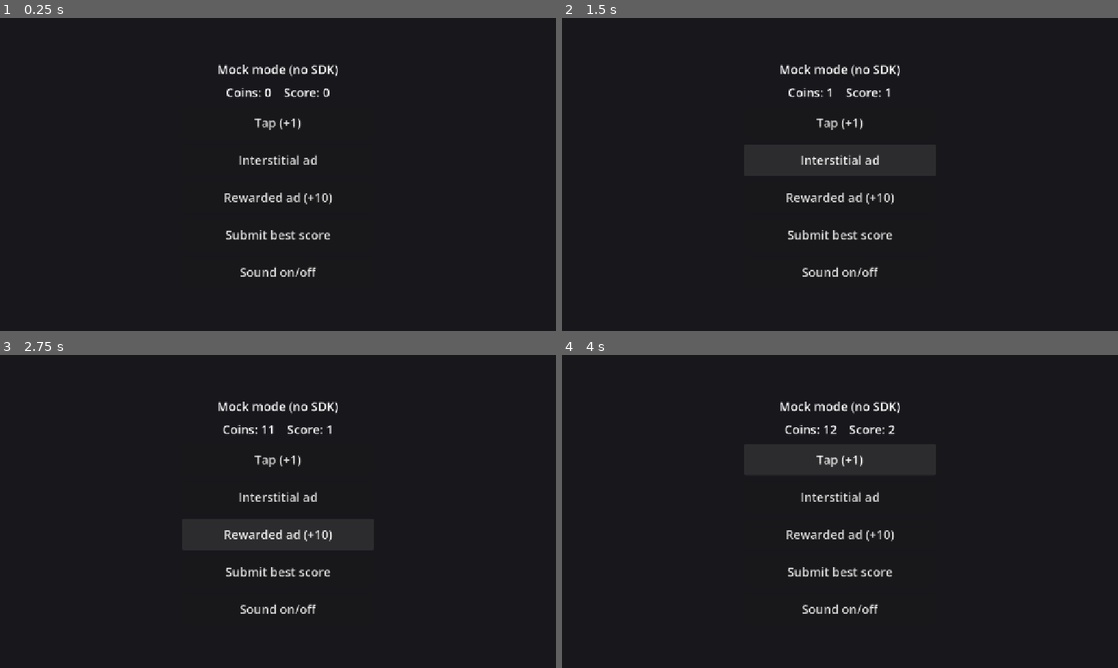
Above: before the commit, frames 1-4 (two rows, left to right).
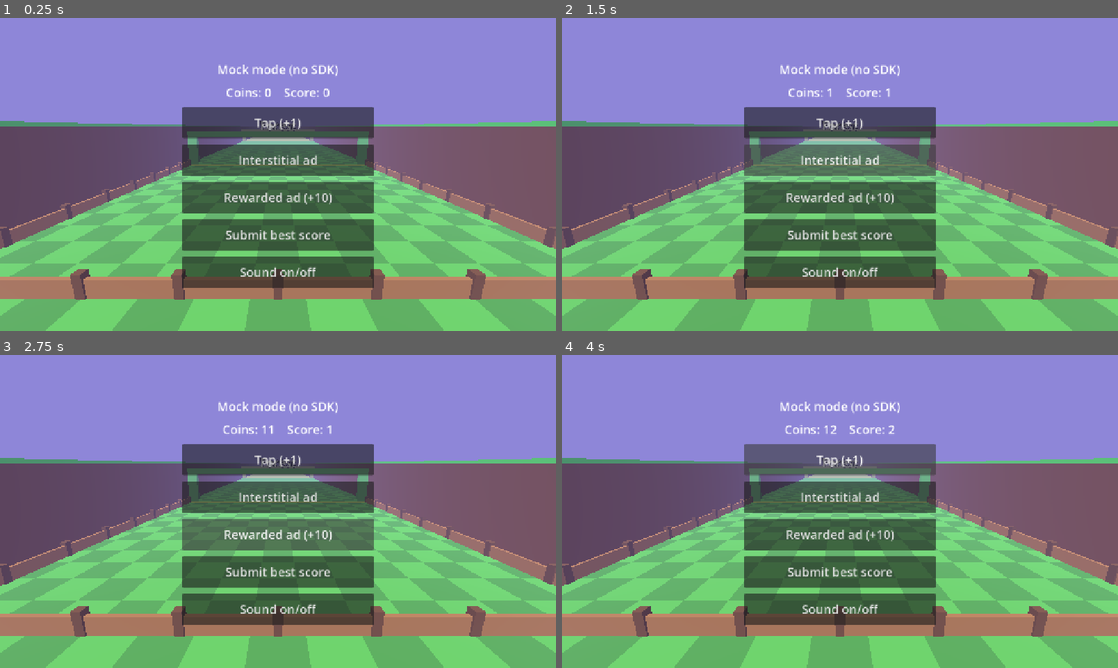
Above: after the commit, the same moments.

Repository: morrowelias9-create/feed-the-animals
Game: Godot game, scene res://scenes/main.tscn
Same seed, same stepped clock (60 frames per second), same inputs: the game is played once before the commit and once after it.
Inputs:
- Up to frame 1 (0.25 s): no input
- Up to frame 2 (1.5 s): click "Tap (+1)" at 0.5 s; click "Interstitial ad" at 1.25 s
- Up to frame 3 (2.75 s): click "Rewarded ad (+10)" at 2 s
- Up to frame 4 (4 s): click "Submit best score" at 2.75 s; click "Tap (+1)" at 3.5 s

The runs differ from the first frame. In frame 1, 99% of the frame differs, in the area x 0-100%, y 0-100%; in frame 2, 99%; in frame 3, 99%; in frame 4, 99%.

Commit message:
T05: мир, участок и коридор

Diff:
--- a/scenes/main.gd
+++ b/scenes/main.gd
@@ -5,10 +5,12 @@
 var _info: Label
 var _stats: Label
 var _buttons := {}
+var _world_builder: WorldBuilder  # временно, в T13 станет частью чистого main
 
 
 func _ready() -> void:
 	Loc.language_changed.connect(_refresh_texts)
+	_build_world_preview()
 	_build_ui()
 	_refresh_texts()
 	await Ya.initialize()
@@ -17,6 +19,23 @@
 	Ya.loading_ready()
 	Ya.gameplay_start()
 	_refresh_texts()
+
+
+# ВРЕМЕННО (T05): мир и камера для проверки глазами. В T06 камеру заменит CameraRig.
+func _build_world_preview() -> void:
+	var world: Node3D = Node3D.new()
+	world.name = "World"
+	add_child(world)
+	_world_builder = WorldBuilder.new()
+	_world_builder.build(world)
+	var cam: Camera3D = Camera3D.new()
+	cam.name = "TempCamera"
+	cam.fov = 70.0
+	cam.far = 2500.0
+	cam.position = Vector3(0.0, 12.0, 70.0)
+	cam.rotation_degrees = Vector3(-12.0, 0.0, 0.0)
+	world.add_child(cam)
+	cam.make_current()
 
 
 func _build_ui() -> void:
--- /dev/null
+++ b/scripts/world/world_builder.gd
@@ -0,0 +1,254 @@
+class_name WorldBuilder
+extends RefCounted
+## Строит мир кодом из примитивов (справочник R1): пол участка, забор, стены, линия броска,
+## коридор из 5 полос по зонам, арки с названиями, один свет без теней и окружение с туманом.
+## Объект надо хранить, пока мир жив: он обновляет небо, туман и подписи арок.
+## Все позиции и размеры берутся из WorldLayout.
+
+const CHECKER_TILE_M: float = 8.0       # одна текстура 2x2 покрывает 8 м, клетка 4 м
+const COLOR_PLOT_FLOOR: String = "#5BBF4A"
+const COLOR_FENCE: String = "#A9743F"
+const COLOR_POST: String = "#6E4724"
+const COLOR_WALL: String = "#7A4B2E"
+const COLOR_RIM: String = "#55E05A"
+const COLOR_LINE: String = "#FF8A00"
+
+var _mats: Dictionary = {}
+var _checker_tex: ImageTexture
+var _env: Environment
+var _arch_labels: Array[Label3D] = []
+
+
+func build(parent: Node3D) -> void:
+	_make_checker_texture()
+	var geo: Node3D = Node3D.new()
+	geo.name = "WorldGeometry"
+	parent.add_child(geo)
+	_build_floor(geo)
+	_build_corridor(geo)
+	_build_fence(geo)
+	_build_walls(geo)
+	_build_throw_line(geo)
+	_build_arches(geo)
+	_build_light_and_env(parent)
+	set_look(0, 0, 0.0)
+	if not Loc.language_changed.is_connected(_refresh_labels):
+		Loc.language_changed.connect(_refresh_labels)
+
+
+## Небо и туман между зонами: t от 0 (зона from_zone) до 1 (зона to_zone).
+func set_look(from_zone: int, to_zone: int, t: float) -> void:
+	if _env == null:
+		return
+	var a: Dictionary = ZoneData.ZONES[clampi(from_zone, 0, ZoneData.count() - 1)]
+	var b: Dictionary = ZoneData.ZONES[clampi(to_zone, 0, ZoneData.count() - 1)]
+	var k: float = clampf(t, 0.0, 1.0)
+	var sky: Color = Color.html(String(a["sky"])).lerp(Color.html(String(b["sky"])), k)
+	var fog: Color = Color.html(String(a["fog"])).lerp(Color.html(String(b["fog"])), k)
+	_env.background_color = sky
+	_env.fog_light_color = fog
+	_env.ambient_light_color = sky.lerp(Color.WHITE, 0.6)
+
+
+# ---------- Части мира ----------
+
+func _build_floor(parent: Node3D) -> void:
+	var w: float = 2.0 * WorldLayout.CORRIDOR_HALF_W
+	var d: float = WorldLayout.FLOOR_DEPTH
+	_plane(parent, Vector2(w, d), Vector3(0.0, 0.0, d / 2.0), _checker_mat(COLOR_PLOT_FLOOR, Vector2(w, d)), "PlotFloor")
+
+
+func _build_corridor(parent: Node3D) -> void:
+	var w: float = 2.0 * WorldLayout.CORRIDOR_HALF_W
+	for i in ZoneData.count():
+		var z0: float = WorldLayout.zone_start_z(i)
+		var z1: float = -WorldLayout.CORRIDOR_LEN
+		if i + 1 < ZoneData.count():
+			z1 = WorldLayout.zone_start_z(i + 1)
+		var length: float = absf(z1 - z0)
+		var mat: StandardMaterial3D = _checker_mat(String(ZoneData.ZONES[i]["ground"]), Vector2(w, length))
+		_plane(parent, Vector2(w, length), Vector3(0.0, 0.0, (z0 + z1) / 2.0), mat, "Corridor%d" % i)
+
+
+func _build_fence(parent: Node3D) -> void:
+	var hw: float = WorldLayout.PLOT_HALF_W
+	var depth: float = WorldLayout.PLOT_DEPTH
+	var h: float = WorldLayout.FENCE_H
+	var t: float = WorldLayout.FENCE_T
+	var mat: StandardMaterial3D = _flat_mat(COLOR_FENCE)
+	_box(parent, Vector3(t, h, depth), Vector3(-hw, h / 2.0, depth / 2.0), mat, "FenceLeft")
+	_box(parent, Vector3(t, h, depth), Vector3(hw, h / 2.0, depth / 2.0), mat, "FenceRight")
+	_box(parent, Vector3(2.0 * hw + t, h, t), Vector3(0.0, h / 2.0, depth), mat, "FenceBack")
+
+	# Столбики забора: один MultiMeshInstance3D на все.
+	var step: float = WorldLayout.POST_STEP
+	var post_y: float = WorldLayout.POST_SIZE.y / 2.0
+	var posts: Array[Vector3] = []
+	for i in int(depth / step) + 1:
+		posts.append(Vector3(-hw, post_y, float(i) * step))
+		posts.append(Vector3(hw, post_y, float(i) * step))
+	var back_count: int = int(2.0 * hw / step) + 1
+	for i in back_count:
+		posts.append(Vector3(-hw + float(i) * step, post_y, depth))
+	var post_mesh: BoxMesh = BoxMesh.new()
+	post_mesh.size = WorldLayout.POST_SIZE
+	var mm: MultiMesh = MultiMesh.new()
+	mm.transform_format = MultiMesh.TRANSFORM_3D
+	mm.mesh = post_mesh
+	mm.instance_count = posts.size()
+	for i in posts.size():
+		mm.set_instance_transform(i, Transform3D(Basis.IDENTITY, posts[i]))
+	var mmi: MultiMeshInstance3D = MultiMeshInstance3D.new()
+	mmi.name = "FencePosts"
+	mmi.multimesh = mm
+	mmi.material_override = _flat_mat(COLOR_POST)
+	mmi.cast_shadow = GeometryInstance3D.SHADOW_CASTING_SETTING_OFF
+	parent.add_child(mmi)
+
+
+func _build_walls(parent: Node3D) -> void:
+	var cw: float = WorldLayout.CORRIDOR_HALF_W
+	var wt: float = WorldLayout.WALL_T
+	var wh: float = WorldLayout.WALL_H
+	var z_min: float = -WorldLayout.CORRIDOR_LEN
+	var z_max: float = WorldLayout.FLOOR_DEPTH + wt
+	var length: float = z_max - z_min
+	var zc: float = (z_min + z_max) / 2.0
+	var x_out: float = cw + wt / 2.0
+	var wall: StandardMaterial3D = _flat_mat(COLOR_WALL)
+	var rim: StandardMaterial3D = _flat_mat(COLOR_RIM)
+	var rim_h: float = WorldLayout.RIM_H
+	var rim_over: float = WorldLayout.RIM_OVER
+	_box(parent, Vector3(wt, wh, length), Vector3(-x_out, wh / 2.0, zc), wall, "WallLeft")
+	_box(parent, Vector3(wt, wh, length), Vector3(x_out, wh / 2.0, zc), wall, "WallRight")
+	_box(parent, Vector3(2.0 * (cw + wt), wh, wt), Vector3(0.0, wh / 2.0, WorldLayout.FLOOR_DEPTH + wt / 2.0), wall, "WallBack")
+	# Зелёная кромка сверху.
+	_box(parent, Vector3(wt + rim_over, rim_h, length), Vector3(-x_out, wh + rim_h / 2.0, zc), rim, "RimLeft")
+	_box(parent, Vector3(wt + rim_over, rim_h, length), Vector3(x_out, wh + rim_h / 2.0, zc), rim, "RimRight")
+	_box(parent, Vector3(2.0 * (cw + wt) + rim_over, rim_h, wt + rim_over),
+		Vector3(0.0, wh + rim_h / 2.0, WorldLayout.FLOOR_DEPTH + wt / 2.0), rim, "RimBack")
+
+
+func _build_throw_line(parent: Node3D) -> void:
+	var r: Rect2 = WorldLayout.throw_line_rect()
+	var c: Vector2 = r.get_center()
+	_box(parent, Vector3(r.size.x, 0.06, r.size.y), Vector3(c.x, 0.04, c.y), _flat_mat(COLOR_LINE, true), "ThrowLine")
+
+
+func _build_arches(parent: Node3D) -> void:
+	var cw: float = WorldLayout.CORRIDOR_HALF_W
+	_arch_labels.clear()
+	for zone in ZoneData.count():
+		var zz: float = WorldLayout.arch_z(zone)
+		var mat: StandardMaterial3D = _flat_mat(String(ZoneData.ZONES[zone]["ground"]))
+		var beam_y: float = WorldLayout.ARCH_BEAM_Y
+		var pillar_w: float = WorldLayout.ARCH_PILLAR_W
+		var height: float = beam_y + WorldLayout.ARCH_BEAM_H / 2.0
+		_box(parent, Vector3(2.0 * cw, WorldLayout.ARCH_BEAM_H, WorldLayout.ARCH_BEAM_T),
+			Vector3(0.0, beam_y, zz), mat, "ArchBeam%d" % zone)
+		_box(parent, Vector3(pillar_w, height, WorldLayout.ARCH_BEAM_T),
+			Vector3(-(cw - pillar_w / 2.0), height / 2.0, zz), mat, "ArchPillarL%d" % zone)
+		_box(parent, Vector3(pillar_w, height, WorldLayout.ARCH_BEAM_T),
+			Vector3(cw - pillar_w / 2.0, height / 2.0, zz), mat, "ArchPillarR%d" % zone)
+		var label: Label3D = Label3D.new()
+		label.name = "ArchLabel%d" % zone
+		label.pixel_size = 0.03
+		label.font_size = 128
+		label.outline_size = 24
+		label.modulate = Color.WHITE
+		label.outline_modulate = Color(0.0, 0.0, 0.0, 1.0)
+		label.position = Vector3(0.0, WorldLayout.ARCH_LABEL_Y, zz + WorldLayout.ARCH_LABEL_DZ)
+		label.text = Loc.t(String(ZoneData.ZONES[zone]["name_key"]))
+		parent.add_child(label)
+		_arch_labels.append(label)
+
+
+func _build_light_and_env(parent: Node3D) -> void:
+	var sun: DirectionalLight3D = DirectionalLight3D.new()
+	sun.name = "Sun"
+	sun.shadow_enabled = false
+	sun.light_energy = 1.1
+	sun.rotation_degrees = Vector3(-55.0, -30.0, 0.0)
+	parent.add_child(sun)
+
+	_env = Environment.new()
+	_env.background_mode = Environment.BG_COLOR
+	_env.ambient_light_source = Environment.AMBIENT_SOURCE_COLOR
+	_env.ambient_light_energy = 0.7
+	_env.fog_enabled = true
+	_env.fog_density = 0.004
+	_env.fog_sky_affect = 1.0
+	var we: WorldEnvironment = WorldEnvironment.new()
+	we.name = "WorldEnvironment"
+	we.environment = _env
+	parent.add_child(we)
+
+
+func _refresh_labels() -> void:
+	for zone in _arch_labels.size():
+		_arch_labels[zone].text = Loc.t(String(ZoneData.ZONES[zone]["name_key"]))
+
+
+# ---------- Примитивы и материалы ----------
+
+func _box(parent: Node3D, size: Vector3, pos: Vector3, mat: Material, node_name: String) -> MeshInstance3D:
+	var mesh: BoxMesh = BoxMesh.new()
+	mesh.size = size
+	var mi: MeshInstance3D = MeshInstance3D.new()
+	mi.name = node_name
+	mi.mesh = mesh
+	mi.position = pos
+	mi.material_override = mat
+	mi.cast_shadow = GeometryInstance3D.SHADOW_CASTING_SETTING_OFF
+	parent.add_child(mi)
+	return mi
+
+
+func _plane(parent: Node3D, size: Vector2, pos: Vector3, mat: Material, node_name: String) -> MeshInstance3D:
+	var mesh: PlaneMesh = PlaneMesh.new()
+	mesh.size = size
+	var mi: MeshInstance3D = MeshInstance3D.new()
+	mi.name = node_name
+	mi.mesh = mesh
+	mi.position = pos
+	mi.material_override = mat
+	mi.cast_shadow = GeometryInstance3D.SHADOW_CASTING_SETTING_OFF
+	parent.add_child(mi)
+	return mi
+
+
+# Один материал на цвет (и на признак свечения).
+func _flat_mat(hex: String, emissive: bool = false) -> StandardMaterial3D:
+	var key: String = hex + ("_e" if emissive else "")
+	if _mats.has(key):
+		return _mats[key]
+	var m: StandardMaterial3D = StandardMaterial3D.new()
+	m.albedo_color = Color.html(hex)
+	if emissive:
+		m.emission_enabled = true
+		m.emission = Color.html(hex)
+		m.emission_energy_multiplier = 1.5
+	_mats[key] = m
+	return m
+
+
+# Шашечный материал: общая текстура 2x2, цвет земли через albedo_color, размер клетки 4 м.
+func _checker_mat(hex: String, size_m: Vector2) -> StandardMaterial3D:
+	var m: StandardMaterial3D = StandardMaterial3D.new()
+	m.albedo_color = Color.html(hex)
+	m.albedo_texture = _checker_tex
+	m.texture_filter = BaseMaterial3D.TEXTURE_FILTER_NEAREST_WITH_MIPMAPS
+	m.uv1_scale = Vector3(size_m.x / CHECKER_TILE_M, size_m.y / CHECKER_TILE_M, 1.0)
+	return m
+
+
+func _make_checker_texture() -> void:
+	var img: Image = Image.create(2, 2, true, Image.FORMAT_RGB8)
+	var light: Color = Color(1.0, 1.0, 1.0)
+	var dark: Color = Color(0.82, 0.82, 0.82)
+	img.set_pixel(0, 0, light)
+	img.set_pixel(1, 1, light)
+	img.set_pixel(1, 0, dark)
+	img.set_pixel(0, 1, dark)
+	img.generate_mipmaps()
+	_checker_tex = ImageTexture.create_from_image(img)
--- /dev/null
+++ b/scripts/world/world_layout.gd
@@ -0,0 +1,104 @@
+class_name WorldLayout
+extends RefCounted
+## Единый источник позиций и размеров мира (справочник R1). Единица 1 м.
+## Начало координат в центре линии броска, вперёд и направление броска это -Z, Y вверх.
+## В Rect2 поле x это мировой X, поле y это мировой Z.
+
+# Участок и пол
+const PLOT_HALF_W: float = 28.0         # забор по x от -28 до 28
+const PLOT_DEPTH: float = 56.0          # участок по z от 0 до 56
+const FLOOR_DEPTH: float = 76.0         # пол с запасом позади участка (место для камеры)
+const SPAWN_Z: float = 52.0
+
+# Коридор
+const CORRIDOR_HALF_W: float = 30.0
+const CORRIDOR_LEN: float = 1400.0
+
+# Забор и стены
+const FENCE_H: float = 1.5
+const FENCE_T: float = 0.4
+const WALL_H: float = 12.0
+const WALL_T: float = 2.0
+
+# Линия броска (z от -1.5 до 0.5) и зона броска (z от -3 до 3)
+const LINE_Z_MIN: float = -1.5
+const LINE_Z_MAX: float = 0.5
+const THROW_ZONE_Z: float = 3.0
+
+# Загоны: 4 в ряду, ряды по z, порядок заполнения по колонкам
+const SLOT_COUNT: int = 16
+const SLOT_SIZE: float = 10.0
+const SLOT_ROW_Z: Array[float] = [46.0, 34.0, 22.0, 10.0]
+const SLOT_COL_X: Array[float] = [-12.0, 12.0, -22.0, 22.0]
+
+# Турник и табличка расширения
+const BAR_X: float = -4.0
+const BAR_Z: float = 8.0
+const SIGN_X: float = 4.0
+const SIGN_Z: float = 8.0
+
+# Арки с названиями зон (арка Леса стоит чуть за линией броска)
+const ARCH0_Z: float = -6.0
+const ARCH_BEAM_Y: float = 9.75
+const ARCH_LABEL_Y: float = 12.5
+const ARCH_BEAM_H: float = 1.5
+const ARCH_BEAM_T: float = 1.5
+const ARCH_PILLAR_W: float = 3.0
+const ARCH_LABEL_DZ: float = 0.9
+
+# Декор забора и стен
+const POST_STEP: float = 7.0
+const POST_SIZE: Vector3 = Vector3(0.7, 2.0, 0.7)
+const RIM_H: float = 0.6
+const RIM_OVER: float = 0.4
+
+# Границы игрока
+const PLAYER_X: float = 27.0
+const PLAYER_Z_MIN: float = -2.5
+const PLAYER_Z_MAX: float = 55.0
+
+
+static func spawn_position() -> Vector3:
+	return Vector3(0.0, 0.0, SPAWN_Z)
+
+
+## Зона броска: x от -28 до 28, z от -3 до 3.
+static func throw_zone_rect() -> Rect2:
+	return Rect2(Vector2(-PLOT_HALF_W, -THROW_ZONE_Z), Vector2(2.0 * PLOT_HALF_W, 2.0 * THROW_ZONE_Z))
+
+
+## Светящаяся полоса линии броска.
+static func throw_line_rect() -> Rect2:
+	return Rect2(Vector2(-PLOT_HALF_W, LINE_Z_MIN), Vector2(2.0 * PLOT_HALF_W, LINE_Z_MAX - LINE_Z_MIN))
+
+
+## Центр загона i (0-15): ряд i / 4, колонка i % 4.
+static func slot_position(i: int) -> Vector3:
+	var idx: int = clampi(i, 0, SLOT_COUNT - 1)
+	return Vector3(SLOT_COL_X[idx % 4], 0.0, SLOT_ROW_Z[idx / 4])
+
+
+static func bar_position() -> Vector3:
+	return Vector3(BAR_X, 0.0, BAR_Z)
+
+
+static func sign_position() -> Vector3:
+	return Vector3(SIGN_X, 0.0, SIGN_Z)
+
+
+## z, где начинается зона (дальше от линии это меньше z).
+static func zone_start_z(zone: int) -> float:
+	var z: int = clampi(zone, 0, ZoneData.count() - 1)
+	return -float(ZoneData.ZONES[z]["start_m"])
+
+
+## z арки с названием зоны.
+static func arch_z(zone: int) -> float:
+	if zone <= 0:
+		return ARCH0_Z
+	return zone_start_z(zone)
+
+
+## Границы, в которых ходит игрок (x от -27 до 27, z от -2.5 до 55).
+static func player_bounds() -> Rect2:
+	return Rect2(Vector2(-PLAYER_X, PLAYER_Z_MIN), Vector2(2.0 * PLAYER_X, PLAYER_Z_MAX - PLAYER_Z_MIN))
Not shown, added: scripts/world/world_builder.gd.uid
Not shown, added: scripts/world/world_layout.gd.uid
Not shown, added: tests/run_tests.gd.uid
Not shown, changed: docs/PROGRESS.md
